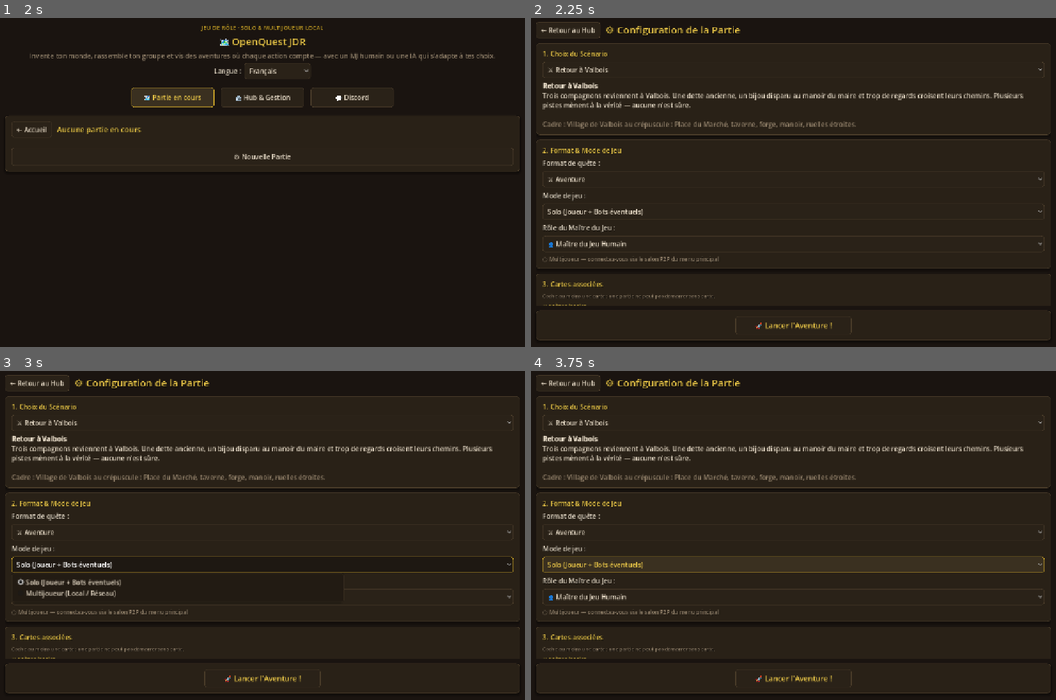
Above: before the commit, frames 1-4 (two rows, left to right).
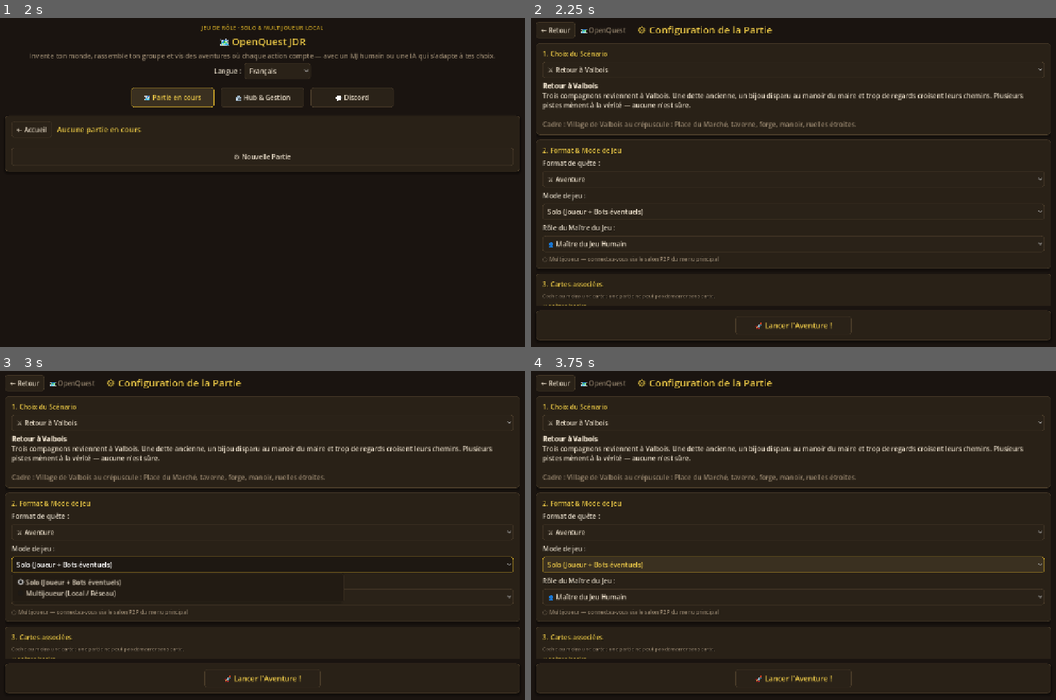
Above: after the commit, the same moments.

Repository: Poisson48/OpenQuest_jdr
Game: Godot game, scene res://scenes/main_menu.tscn
The game is run twice, just before and just after one commit, with the same random seed, the same clock (stepped at 60 frames per second) and the same inputs.
Inputs:
- Up to frame 1 (2 s): click "Français" at 0.5 s; click "🗺️ Partie en cours" at 1.25 s
- Up to frame 2 (2.25 s): click "⚙️ Nouvelle Partie" at 2 s
- Up to frame 3 (3 s): click "Solo (Joueur + Bots éventuels)" at 2.75 s
- Up to frame 4 (3.75 s): click "Solo (Joueur + Bots éventuels)" at 3.5 s

Frame 1 is identical in both runs. In frame 2, 0.5% of the frame differs, in the area x 7-46%, y 1-7%; in frame 3, 0.5%; in frame 4, 0.5%.

Commit message:
ui: ajoute le branding 'OpenQuest' dans la barre de navigation de toutes les pages
- Ajout '🗺️ OpenQuest' + séparateur entre le bouton retour et le titre
- Uniformise le texte du bouton retour : '← Retour' (sauf hub : '← Accueil')
- Hub : simplifie le titre en 'Centre d'Aventures' (le brand est à côté)
- Appliqué à : hub, character_editor, scenario_list, game_setup, scenario_editor, map_viewer

Diff:
--- a/game/scenes/character_editor.tscn
+++ b/game/scenes/character_editor.tscn
@@ -42,7 +42,16 @@
 [node name="BtnBack" type="Button" parent="MainLayout/TopBar"]
 unique_name_in_owner = true
 layout_mode = 2
-text = "← Retour au Hub"
+text = "← Retour"
+
+[node name="LblBrand" type="Label" parent="MainLayout/TopBar"]
+layout_mode = 2
+theme_override_colors/font_color = Color(0.603922, 0.533333, 0.439216, 1)
+theme_override_font_sizes/font_size = 16
+text = "🗺️ OpenQuest"
+
+[node name="SepBrand" type="VSeparator" parent="MainLayout/TopBar"]
+layout_mode = 2
 
 [node name="Title" type="Label" parent="MainLayout/TopBar"]
 layout_mode = 2
--- a/game/scenes/game_setup.tscn
+++ b/game/scenes/game_setup.tscn
@@ -42,7 +42,16 @@
 [node name="BtnBack" type="Button" parent="MainLayout/TopBar"]
 unique_name_in_owner = true
 layout_mode = 2
-text = "← Retour au Hub"
+text = "← Retour"
+
+[node name="LblBrand" type="Label" parent="MainLayout/TopBar"]
+layout_mode = 2
+theme_override_colors/font_color = Color(0.603922, 0.533333, 0.439216, 1)
+theme_override_font_sizes/font_size = 16
+text = "🗺️ OpenQuest"
+
+[node name="SepBrand" type="VSeparator" parent="MainLayout/TopBar"]
+layout_mode = 2
 
 [node name="Title" type="Label" parent="MainLayout/TopBar"]
 layout_mode = 2
--- a/game/scenes/hub.tscn
+++ b/game/scenes/hub.tscn
@@ -46,12 +46,21 @@
 layout_mode = 2
 text = "← Accueil"
 
+[node name="LblBrand" type="Label" parent="MainLayout/TopBar"]
+layout_mode = 2
+theme_override_colors/font_color = Color(0.603922, 0.533333, 0.439216, 1)
+theme_override_font_sizes/font_size = 16
+text = "🗺️ OpenQuest"
+
+[node name="SepBrand" type="VSeparator" parent="MainLayout/TopBar"]
+layout_mode = 2
+
 [node name="Title" type="Label" parent="MainLayout/TopBar"]
 layout_mode = 2
 size_flags_horizontal = 3
 theme_override_colors/font_color = Color(0.909804, 0.772549, 0.278431, 1)
 theme_override_font_sizes/font_size = 24
-text = "🏛️ OpenQuest — Centre d'Aventures"
+text = "🏛️ Centre d'Aventures"
 
 [node name="TabNav" type="HBoxContainer" parent="MainLayout"]
 unique_name_in_owner = true
--- a/game/scenes/map_viewer.tscn
+++ b/game/scenes/map_viewer.tscn
@@ -45,7 +45,16 @@
 [node name="BtnBack" type="Button" parent="VBox/TopBar"]
 unique_name_in_owner = true
 layout_mode = 2
-text = "← Retour au Hub"
+text = "← Retour"
+
+[node name="LblBrand" type="Label" parent="VBox/TopBar"]
+layout_mode = 2
+theme_override_colors/font_color = Color(0.603922, 0.533333, 0.439216, 1)
+theme_override_font_sizes/font_size = 16
+text = "🗺️ OpenQuest"
+
+[node name="SepBrand" type="VSeparator" parent="VBox/TopBar"]
+layout_mode = 2
 
 [node name="TitleInput" type="LineEdit" parent="VBox/TopBar"]
 unique_name_in_owner = true
--- a/game/scenes/scenario_editor.tscn
+++ b/game/scenes/scenario_editor.tscn
@@ -42,7 +42,16 @@
 [node name="BtnBack" type="Button" parent="MainLayout/TopBar"]
 unique_name_in_owner = true
 layout_mode = 2
-text = "← Bibliothèque"
+text = "← Retour"
+
+[node name="LblBrand" type="Label" parent="MainLayout/TopBar"]
+layout_mode = 2
+theme_override_colors/font_color = Color(0.603922, 0.533333, 0.439216, 1)
+theme_override_font_sizes/font_size = 16
+text = "🗺️ OpenQuest"
+
+[node name="SepBrand" type="VSeparator" parent="MainLayout/TopBar"]
+layout_mode = 2
 
 [node name="Title" type="Label" parent="MainLayout/TopBar"]
 layout_mode = 2
--- a/game/scenes/scenario_list.tscn
+++ b/game/scenes/scenario_list.tscn
@@ -42,7 +42,16 @@
 [node name="BtnBack" type="Button" parent="MainLayout/TopBar"]
 unique_name_in_owner = true
 layout_mode = 2
-text = "← Retour au Hub"
+text = "← Retour"
+
+[node name="LblBrand" type="Label" parent="MainLayout/TopBar"]
+layout_mode = 2
+theme_override_colors/font_color = Color(0.603922, 0.533333, 0.439216, 1)
+theme_override_font_sizes/font_size = 16
+text = "🗺️ OpenQuest"
+
+[node name="SepBrand" type="VSeparator" parent="MainLayout/TopBar"]
+layout_mode = 2
 
 [node name="Title" type="Label" parent="MainLayout/TopBar"]
 layout_mode = 2
